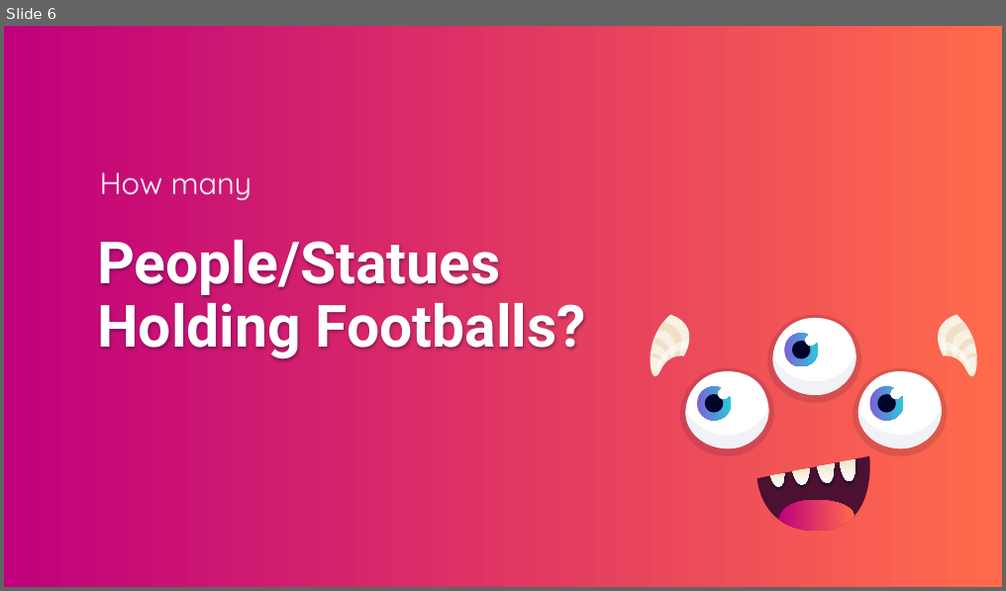
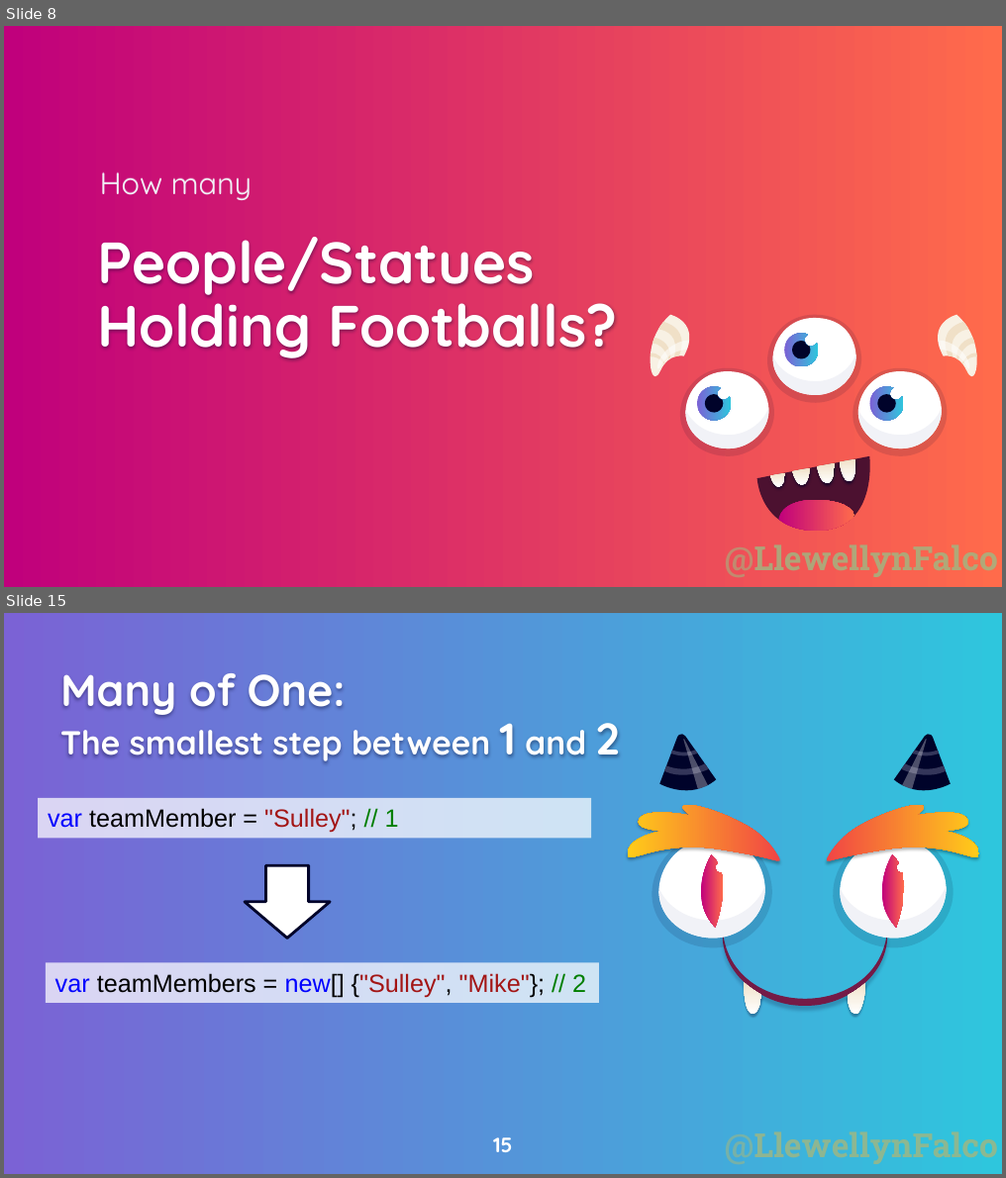
Before and after one commit to LearnWithLlew/ManyOfOne.slides, a slide deck: Patterns-ManyOfOne.pptx. Shown one above the other, each under a label of ours: slide 6 before the commit, slides 8 and 15 after it; the slides between them are not shown. The pictures are 1006x591 and 1006x1178 pixels, drawn with LibreOffice and Linux fonts; fonts in the diff are those of the drawing; background and template pictures are left out. Boxes give left, top, right and bottom in pixels: in the first picture for what was removed or moved away, otherwise in the second. Text is boxed around its words. In the diff, an @@ line names an element or a change of style, - is before the commit and + after.

```diff
--- a/Patterns-ManyOfOne.pptx
+++ b/Patterns-ManyOfOne.pptx
@@ slide 15 added at box(4, 613, 1002, 1174), background picture (left out); not listed: 1 template element that a slide beside it also shows @@
@@ title added at box(60, 673, 620, 762), 24 pt, text #FFFFFF, bold @@
+Many of One:
+The smallest step between 1 and 2
@@ group added at box(659, 734, 716, 790): 4 freeform shapes @@
@@ group added at box(894, 734, 950, 790): 4 freeform shapes @@
@@ rectangle added at box(38, 797, 592, 838), fill #FFFFFF at 73% opacity, 18 pt, text #000000 @@
+var teamMember = "Sulley"; // 1
@@ freeform shape added at box(628, 805, 780, 861), fill gradient #F14545 to #FFCC19 @@
@@ freeform shape added at box(827, 805, 979, 861), fill gradient #F14545 to #FFCC19 @@
@@ down arrow added at box(245, 865, 330, 939), fill #FFFFFF, outline #00032A 2 pt @@
@@ group added at box(651, 836, 771, 949): 4 freeform shapes @@
@@ group added at box(834, 836, 953, 949): 4 freeform shapes @@
@@ freeform shape added at box(723, 932, 887, 1006), fill #741B47 @@
@@ rectangle added at box(45, 963, 599, 1003), fill #FFFFFF at 73% opacity, 18 pt, text #000000 @@
+var teamMembers = new[] {"Sulley", "Mike"}; // 2
@@ freeform shape added at box(744, 982, 761, 1014), fill gradient #F0E0C7 to #F8F1E4 to #FFFFFF @@
@@ freeform shape added at box(847, 982, 866, 1014), fill gradient #F0E0C7 to #F8F1E4 to #FFFFFF @@
@@ page number added at box(493, 1138, 513, 1153), 15 pt, text #FFFFFF, bold @@
+15
@@ what was slide 6 is now slide 8 @@
@@ slide 8 changed as well @@
@@ title "People/Statues Holding Footballs?" at box(97, 237, 618, 361): font Roboto to Quicksand @@
@@ text added at box(725, 545, 998, 577), 24 pt, text #A0B782 at 81% opacity, bold @@
+@LlewellynFalco
```
Also in this commit, not shown: 30 other slides changed, 21 other slides added, 4 slides removed, 1 other file.
